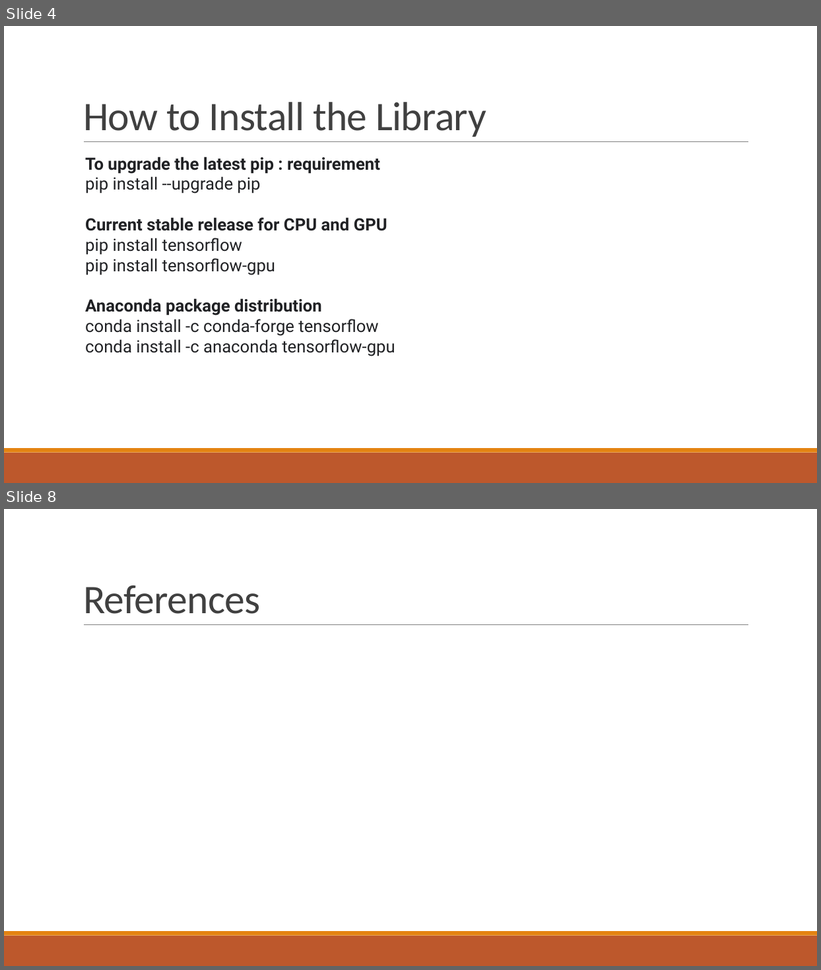
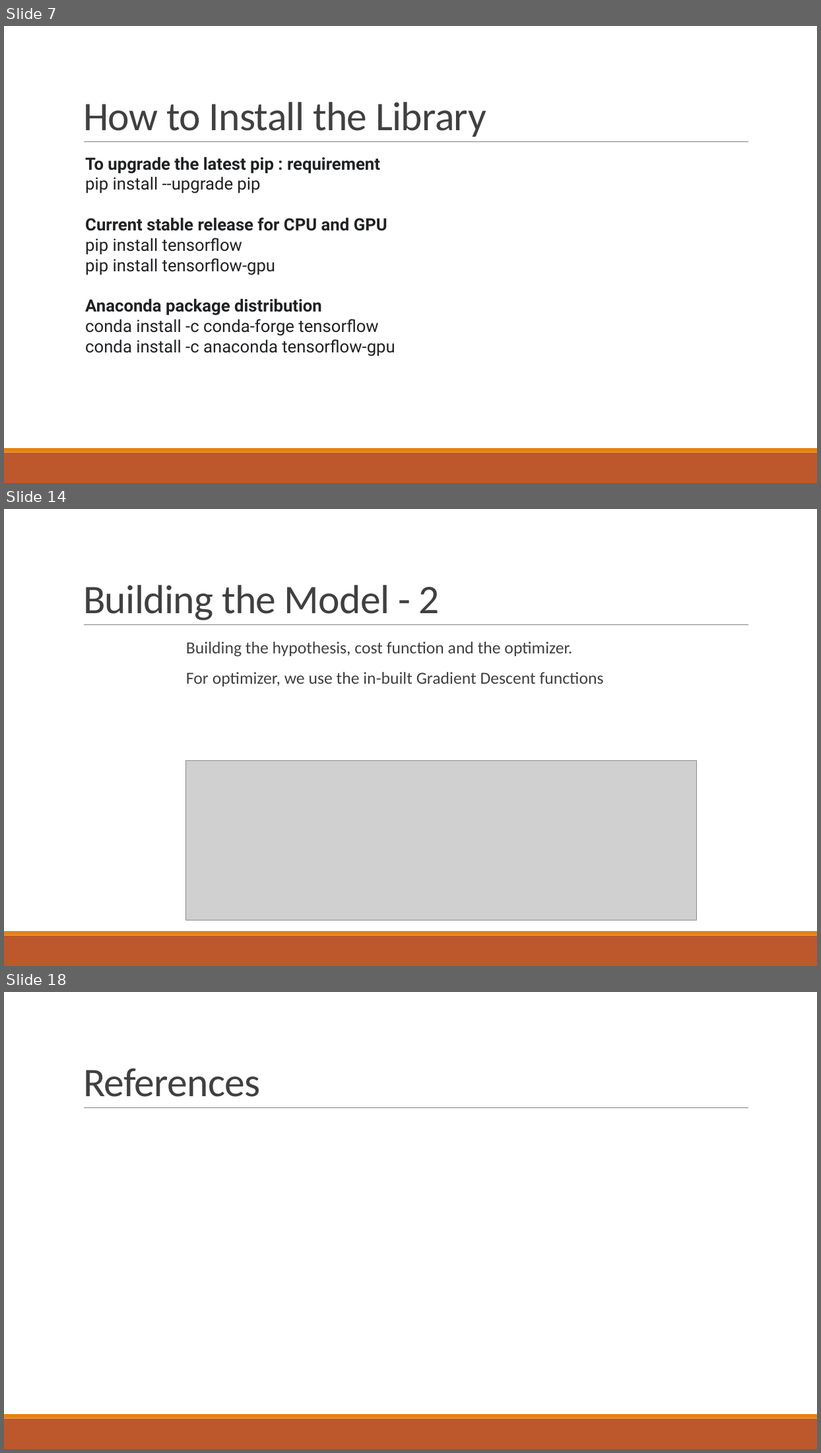
Before and after one commit to agx01/tf_presentation, a slide deck: Tensorflow_presentation.pptx. Shown one above the other, each under a label of ours: slides 4 and 8 before the commit, slides 7, 14 and 18 after it; the slides between them are not shown. The pictures are 821x970 and 821x1453 pixels, drawn with LibreOffice and Linux fonts; fonts in the diff are those of the drawing; grey boxes stand for pictures. Boxes give left, top, right and bottom in pixels: in the first picture for what was removed or moved away, otherwise in the second. Text is boxed around its words. In the diff, an @@ line names an element or a change of style, - is before the commit and + after.

```diff
--- a/Tensorflow_presentation.pptx
+++ b/Tensorflow_presentation.pptx
@@ slide 14 added at (4,509,817,966), background #FFFFFF; not listed: 3 template elements that a slide beside it also shows @@
@@ title added at (83,585,440,621), 48 pt, text #404040 @@
+Building the Model - 2
@@ text added at (186,642,604,687), 20 pt, text #404040 @@
+Building the hypothesis, cost function and the optimizer.
+For optimizer, we use the in-built Gradient Descent functions
@@ picture added at (186,761,697,921) @@
@@ what was slide 4 is now slide 7 @@
@@ what was slide 8 is now slide 18 @@
```
Also in this commit, not shown: 3 slides changed, 11 other slides added, 2 slides removed, 7 other files.
